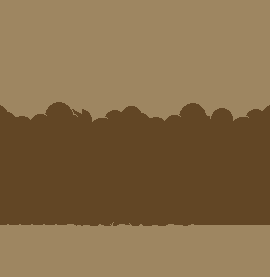
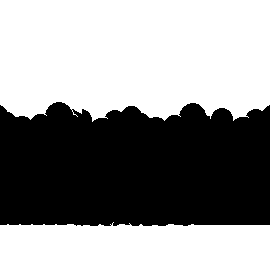
The second 270 x 277 image is a revision of the first. Changes to its layers:
removed group "Gruppe 1" (8 layers) over left=0, top=0, right=270, bottom=277
renamed "Ebene 5" to "Tonwertkorrektur 1", showed it, moved it out of group "Gruppe 1", painted on it over left=0, top=0, right=270, bottom=277
removed layer "Ebene 4" from group "Gruppe 1" over left=36, top=1, right=249, bottom=277
removed layer "Ebene 1 Kopie" from group "Gruppe 1" over left=0, top=89, right=82, bottom=134
removed layer "Ebene 1" from group "Gruppe 1" over left=194, top=89, right=270, bottom=134
removed layer "Ebene 3" from group "Gruppe 1" over left=49, top=0, right=221, bottom=277
removed layer "Ebene 0" from group "Gruppe 1" over left=0, top=0, right=270, bottom=277
